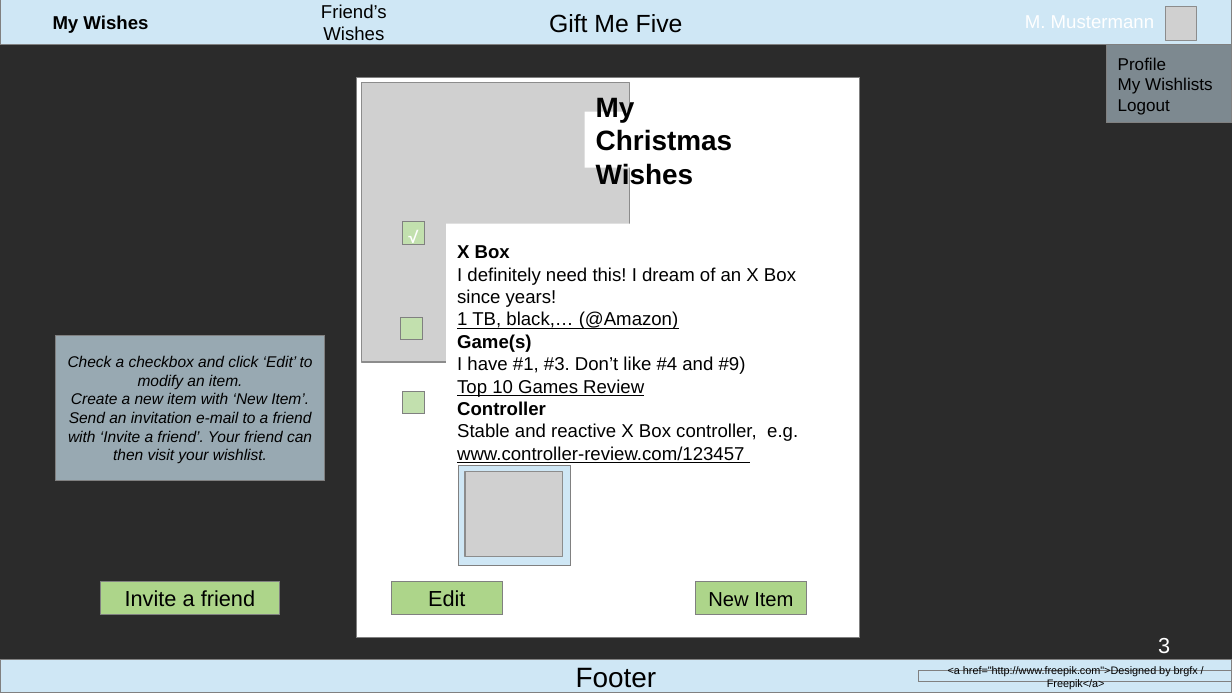
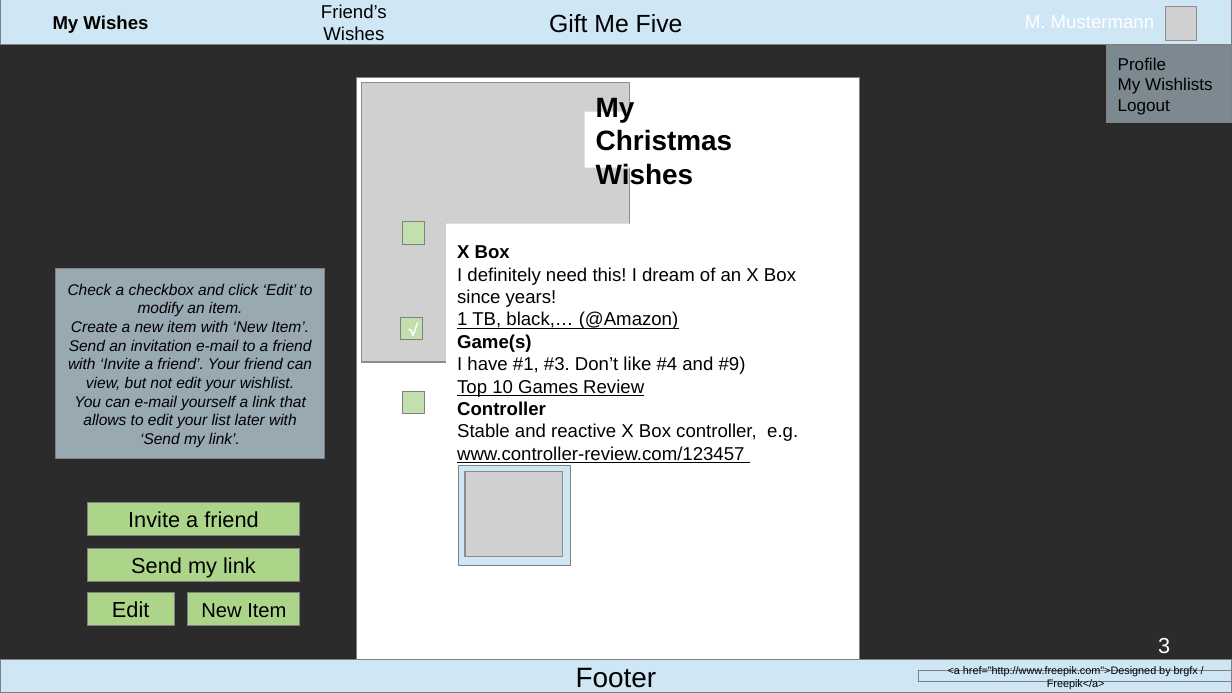
Before and after one commit to WCS-Java-Training-Bonn-2019/gift-me-five, a slide deck: slide 3 of files/mock_up.odp. Drawn at 1232x693 pixels with LibreOffice and Linux fonts; fonts in the diff are those of the drawing; grey boxes stand for pictures; background and template pictures are left out; a plain dark background stands for a picture behind light text. Boxes give left, top, right and bottom in pixels: in the first picture for what was removed or moved away, otherwise in the second. Text is boxed around its words. In the diff, an @@ line names an element or a change of style, - is before the commit and + after.

```diff
--- a/files/mock_up.odp
+++ b/files/mock_up.odp
@@ rectangle resized from (x1=357, y1=77, x2=860, y2=637) to (x1=357, y1=77, x2=860, y2=660) @@
@@ rectangle "Check a checkbox and click ..." resized from (x1=56, y1=335, x2=324, y2=481) to (x1=56, y1=268, x2=324, y2=458) @@
@@ text "√" moved from (x1=397, y1=219, x2=430, y2=256) to (x1=397, y1=312, x2=430, y2=349) @@
@@ text in rectangle at (x1=68, y1=339, x2=312, y2=447): text changed @@
-Send an invitation e-mail to a friend with ‘Invite a friend’. Your friend can then visit your wishlist.
+Send an invitation e-mail to a friend with ‘Invite a friend’. Your friend can view, but not edit your wishlist.
+You can e-mail yourself a link that allows to edit your list later with ‘Send my link’.
@@ rectangle "Invite a friend" resized from (x1=101, y1=581, x2=279, y2=615) to (x1=87, y1=502, x2=300, y2=536) @@
@@ rectangle added at (x1=87, y1=548, x2=300, y2=581), fill #ADD58A, outline #808080 0 pt, 14 pt, text #000000 @@
+Send my link
@@ rectangle "Edit" resized from (x1=391, y1=581, x2=502, y2=615) to (x1=87, y1=593, x2=174, y2=626) @@
@@ rectangle "New Item" moved from (x1=695, y1=581, x2=806, y2=615) to (x1=188, y1=593, x2=300, y2=626) @@
```
Also in this commit, not shown: 1 other slide changed, 1 other file.
